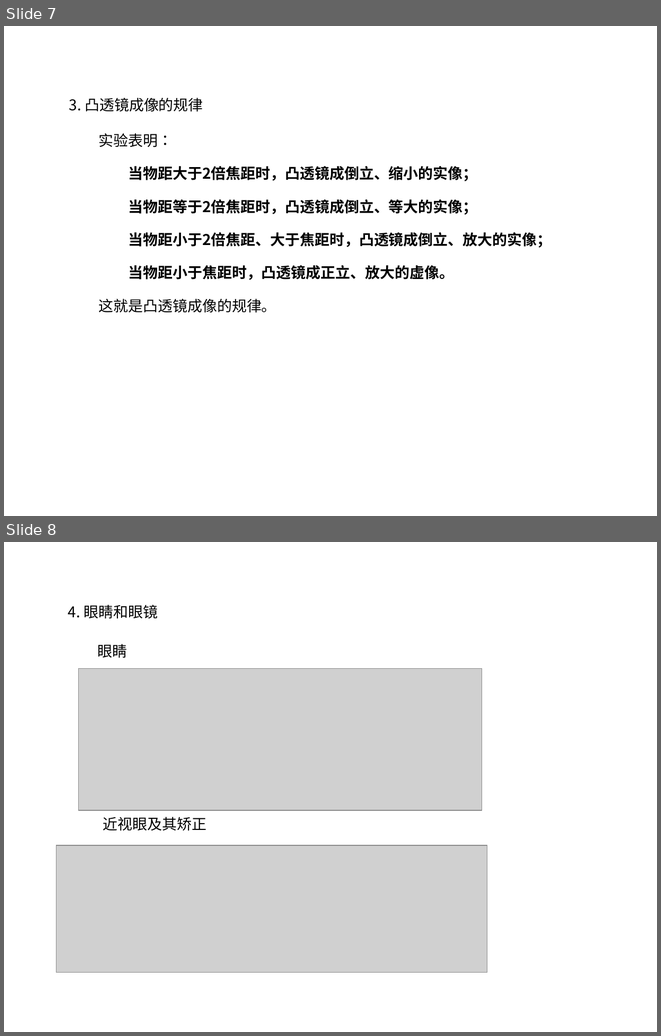
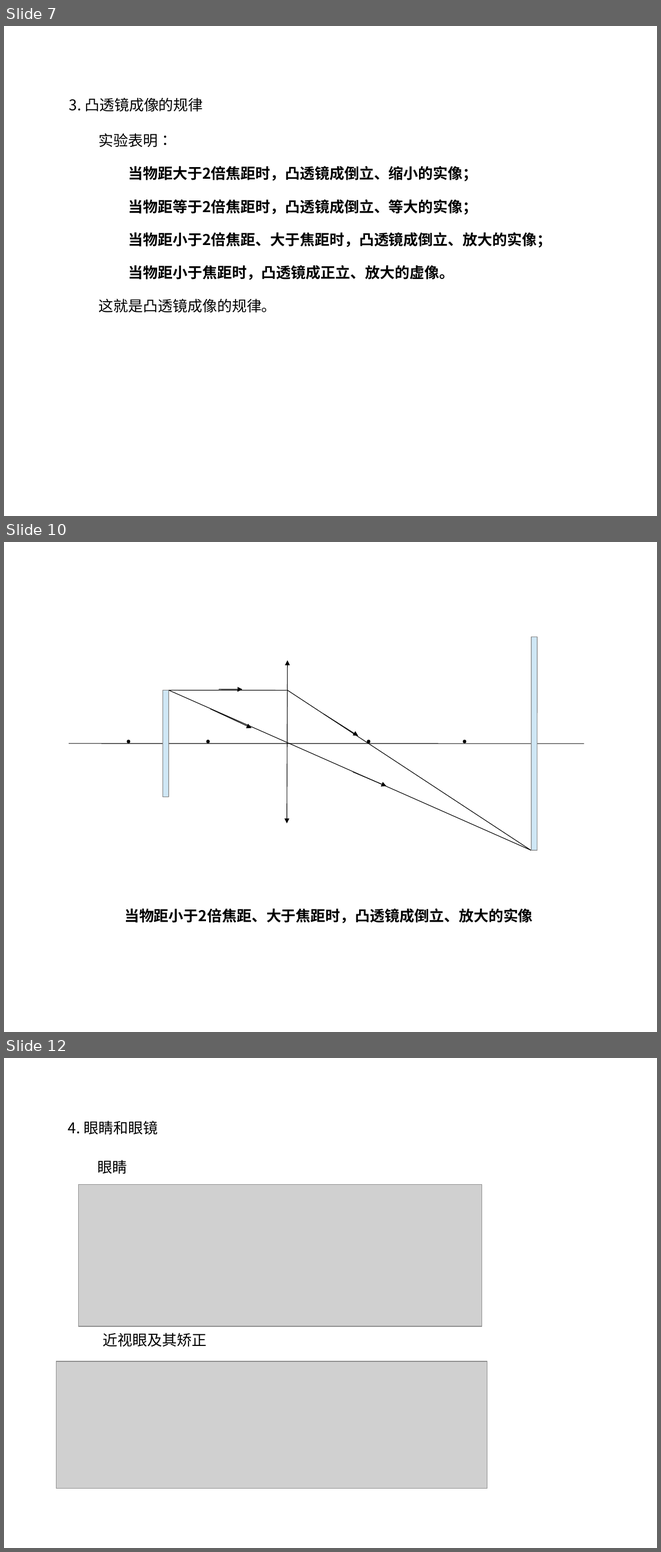
Before and after one commit to ericzhang/english-math, a slide deck: physics/grade-8-上/8上物理人教版-unit-5-透镜及其应用.ppt. Shown one above the other, each under a label of ours: slides 7 and 8 before the commit, slides 7, 10 and 12 after it; the slides between them are not shown. The pictures are 661x1036 and 661x1552 pixels, drawn with LibreOffice and Linux fonts; fonts in the diff are those of the drawing; grey boxes stand for pictures. Boxes give left, top, right and bottom in pixels: in the first picture for what was removed or moved away, otherwise in the second. Text is boxed around its words. In the diff, an @@ line names an element or a change of style, - is before the commit and + after.

```diff
--- a/physics/grade-8-上/8上物理人教版-unit-5-透镜及其应用.ppt
+++ b/physics/grade-8-上/8上物理人教版-unit-5-透镜及其应用.ppt
@@ slide 10 added at [4,542,657,1032], background #FFFFFF @@
@@ freeform shape added at [531,637,537,850], fill #CFE7F5, outline #808080 0.74 pt @@
@@ double arrow added from (288, 661) to (287, 823), #000000 0.74 pt @@
@@ freeform shape added at [163,690,169,797], fill #CFE7F5, outline #808080 0.74 pt @@
@@ line added from (169, 690) to (287, 690), #000000 0.74 pt @@
@@ line added from (169, 690) to (531, 850), #000000 0.74 pt @@
@@ arrow added from (219, 689) to (242, 689), #000000 0.74 pt @@
@@ line added from (287, 690) to (531, 850), #000000 0.74 pt @@
@@ arrow added from (210, 709) to (252, 728), #000000 0.74 pt @@
@@ arrow added from (324, 714) to (359, 736), #000000 0.74 pt @@
@@ text added at [120,717,138,752], 32 pt, text #000000 @@
+.
@@ text added at [199,717,216,752], 32 pt, text #000000 @@
+.
@@ text added at [360,717,377,752], 32 pt, text #000000 @@
+.
@@ text added at [456,717,473,752], 32 pt, text #000000 @@
+.
@@ line added from (69, 743) to (584, 743), #000000 0.74 pt @@
@@ arrow added from (353, 772) to (386, 786), #000000 0.74 pt @@
@@ text added at [124,908,533,923], 18 pt, text #000000, bold @@
+当物距小于2倍焦距、大于焦距时，凸透镜成倒立、放大的实像
@@ what was slide 8 is now slide 12 @@
```
Also in this commit, not shown: 3 other slides added, 27 other files.
